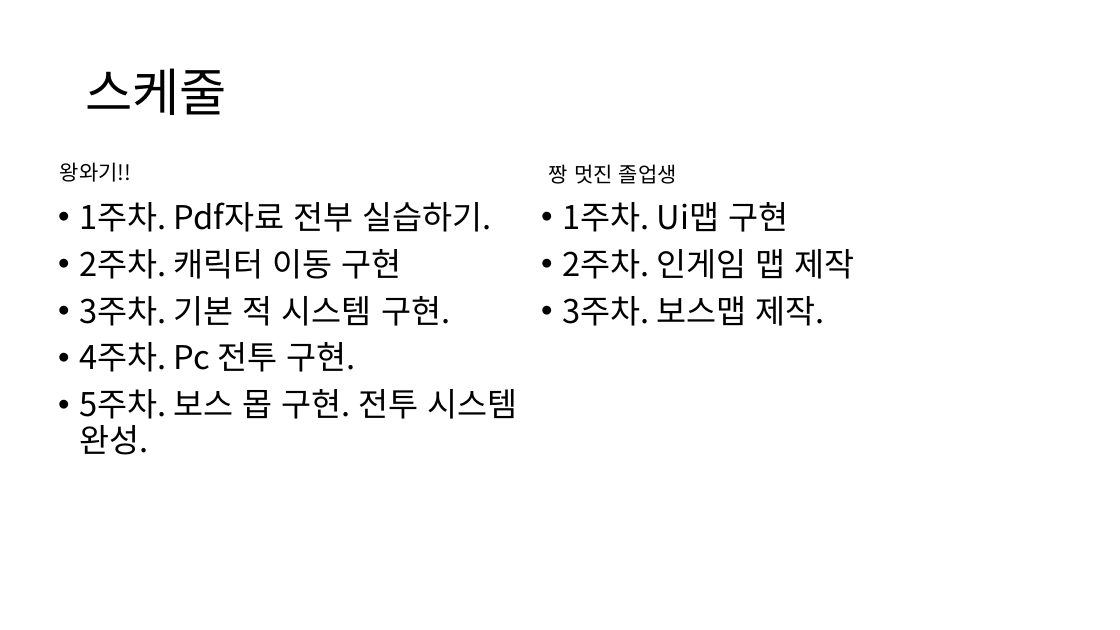
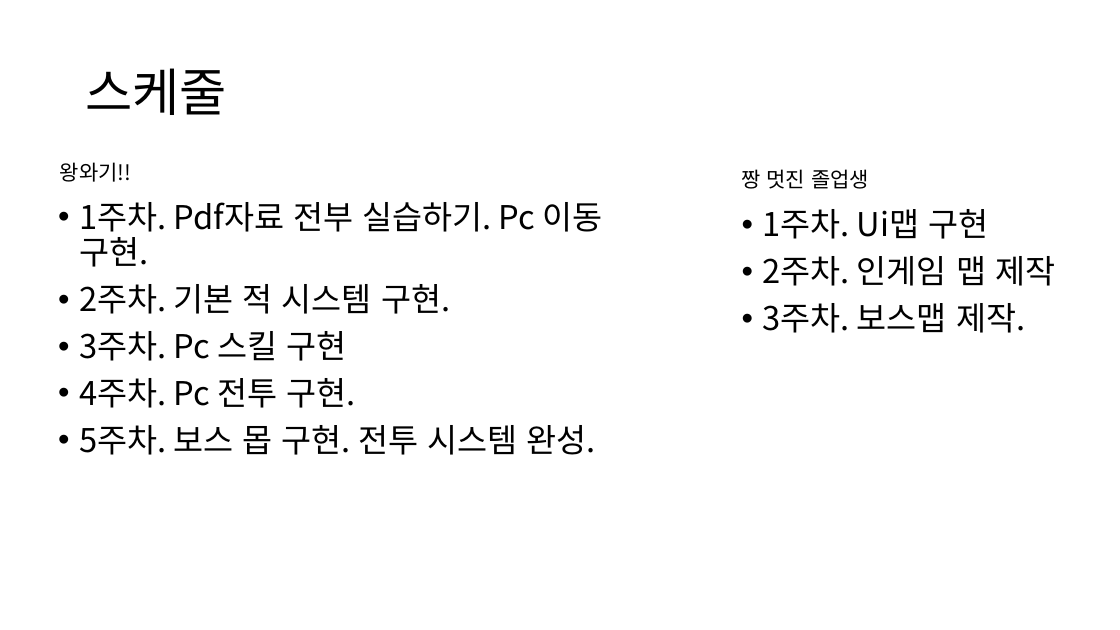
Before and after one commit to verywise0307/rpg, a slide deck: slide 9 of 기획 개요.pptx. Drawn at 1120x630 pixels with LibreOffice and Linux fonts; fonts in the diff are those of the drawing. Boxes give left, top, right and bottom in pixels: in the first picture for what was removed or moved away, otherwise in the second. Text is boxed around its words. In the diff, an @@ line names an element or a change of style, - is before the commit and + after.

Commit message:
자료

```diff
--- a/기획 개요.pptx
+++ b/기획 개요.pptx
@@ text "짱 멋진 졸업생": place and size @@
-text "짱 멋진 졸업생" at [549, 164, 677, 184]
+text "짱 멋진 졸업생" at [741, 169, 869, 189]
@@ text at [79, 202, 603, 361]: text changed @@
-• 1주차. Pdf자료 전부 실습하기.
-• 2주차. 캐릭터 이동 구현
-• 3주차. 기본 적 시스템 구현.
+• 1주차. Pdf자료 전부 실습하기. Pc 이동 구현.
+• 2주차. 기본 적 시스템 구현.
+• 3주차. Pc 스킬 구현
@@ text "1주차. Ui맵 구현": place and size @@
-text "1주차. Ui맵 구현" at [562, 202, 855, 326]
+text "1주차. Ui맵 구현" at [763, 209, 1055, 333]
```
Also in this commit, not shown: 1 other slide changed, 8 other files.
